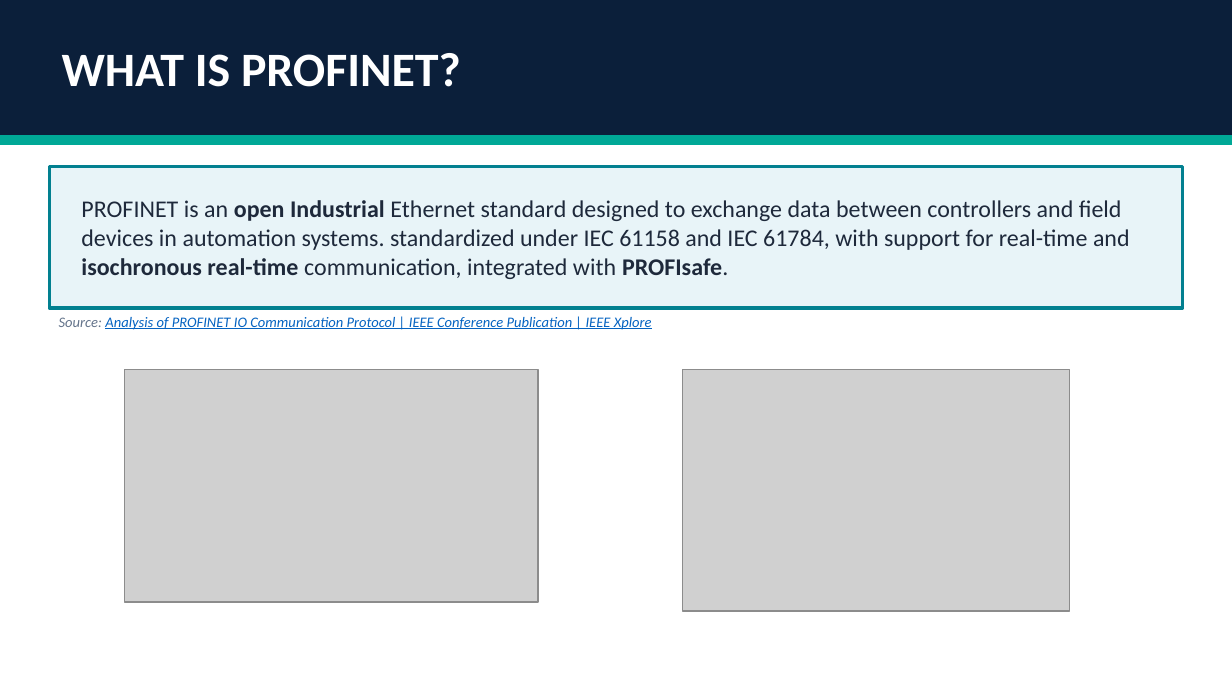
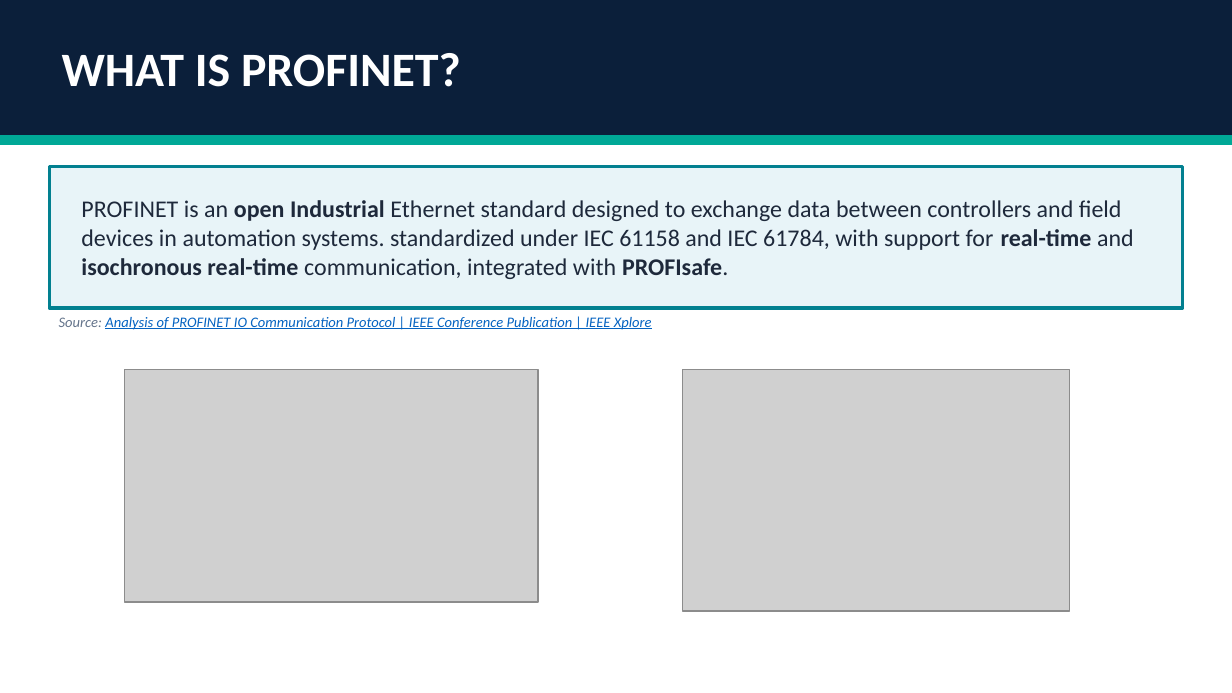
Before and after one commit to MoAbdoHSHL/Hardware-Engineering-Gr_A3, a slide deck: slide 4 of PROFINET_Protocol_Final_B2.pptx. Drawn at 1232x693 pixels with LibreOffice and Linux fonts; fonts in the diff are those of the drawing; grey boxes stand for pictures. Boxes give left, top, right and bottom in pixels: in the first picture for what was removed or moved away, otherwise in the second. Text is boxed around its words. In the diff, an @@ line names an element or a change of style, - is before the commit and + after.

```diff
--- a/PROFINET_Protocol_Final_B2.pptx
+++ b/PROFINET_Protocol_Final_B2.pptx
@@ text "PROFINET is an open Industrial ..." at (x1=81, y1=200, x2=1134, y2=279): bold on in "real-time" @@
```
Also in this commit, not shown: 7 other slides changed, 5 slides added, 9 slides removed, 6 other files.
